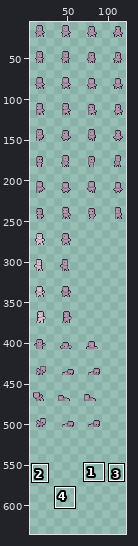
Two versions of one sprite sheet, godot/godot_4/2024/01_chrono_trigger_inspired/assets/template_character.png. Above: a wide view before the commit, with the close-up outlined.
Close-up. Before the edit:
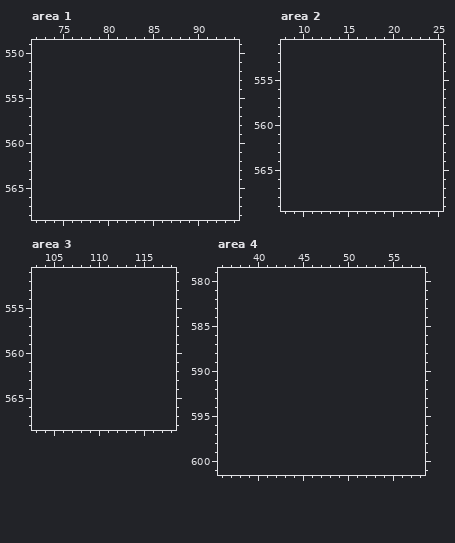
The file is 128x512 pixels. Shown: area 1: x 72..94, y 549..568; area 2: x 8..25, y 551..569; area 3: x 103..118, y 551..568; area 4: x 36..58, y 579..601. The old version is drawn lined up with the new one, on the new canvas. The wide view leaves out empty margins. The commit also changed other parts of the picture, which this record leaves out.
Now the later version:
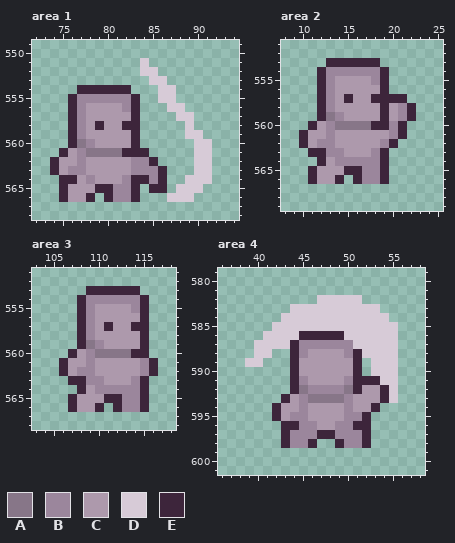
Palette (. is transparent): A #877688  B #9b869c  C #ad99ac  D #d7cbd7  E #3d253b
Difference:
canvas 128x512 -> 128x640
Changed rows in their new state; - is an unchanged pixel.
Area 1:
first column x 74:
551 ----------D-------
552 ----------DD------
553 -----------DD-----
554 ---EEEEEE---DD----
555 --EBBBBBBE--DD----
556 --EBCCCCBE---DD---
557 --EBCCCCCE----DD--
558 --EBCECCEE-----D--
559 --EBCCCCCE-----DD-
560 --EABCCCCE------DD
561 -ECBAAAAEEE-----DD
562 ECCBCCCCCBBE----DD
563 ECBBCCCCCBBBE---DD
564 -EECBCCCBEEBE--DDD
565 -ECCCEEBBE-EE-DDD-
566 -ECCE-EBBE---DDD--
Area 2:
first column x 10:
553 ---EEEEEE----
554 --EBBBBBBE---
555 --EBCCCCBE---
556 --EBCCCCCE---
557 --EBCECCEEEE-
558 --EBCCCCCECBE
559 --EABCCCCECBE
560 -ECBAAAAEEBE-
561 ECCBCCCCCCBE-
562 ECBBCCCCCBE--
563 -EEBBCCCBE---
564 --ECBBBBBE---
565 -ECCCEEBBE---
566 -ECCE-EBBE---
Area 3:
first column x 106:
553 ---EEEEEE--
554 --EBBBBBBE-
555 --EBCCCCBE-
556 --EBCCCCCE-
557 --EBCECCEE-
558 --EBCCCCCE-
559 --EABCCCCE-
560 -ECBAAAAEE-
561 ECCBCCCCCBE
562 ECBBCCCCCBE
563 -EEBBCCCBE-
564 --ECBBBBBE-
565 -ECCCEEBBE-
566 -ECCE-EBBE-
Area 4:
first column x 39:
582 --------DDDDD----
583 -----DDDDDDDDDD--
584 ----DDDDDDDDDDDD-
585 ---DDDDDDDDDDDDDD
586 --DDDDEEEEEDDDDDD
587 -DDDDEBBBBBBDDDDD
588 -DD--EBCCCCBEDDDD
589 DD---ECCCCCCE-DDD
590 -----ECCCCCCE-DDD
591 -----EBCCCCBEEEDD
592 -----EABBBBAECCED
593 ----ECBAAAABCCCED
594 ---ECCBCCCCBCCE--
595 ---ECBBCCCCBBE---
596 ----EEBBCCBBEE---
597 ----EBBBEEBBBE---
598 ----EBBE--EBBE---
Where, in picture pixels (left, top, right, bottom), the same in both close-ups:
added: (50, 58, 212, 202)
added: (299, 58, 416, 184)
added: (59, 286, 158, 412)
added: (245, 295, 398, 448)
